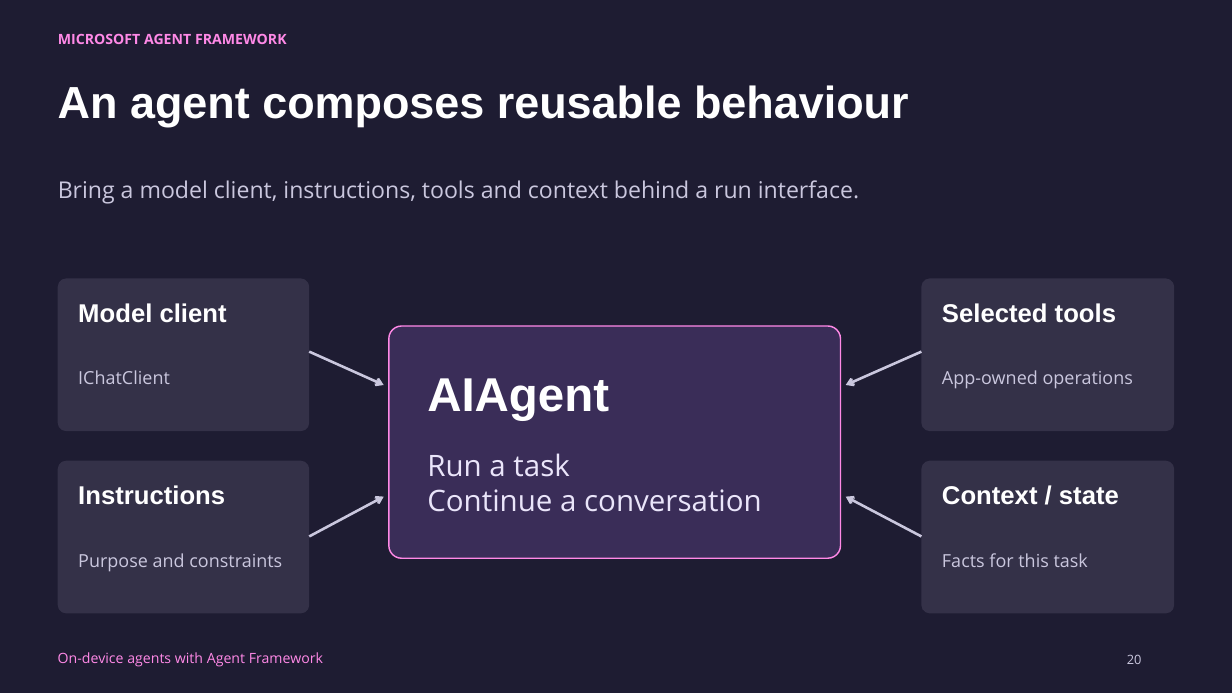
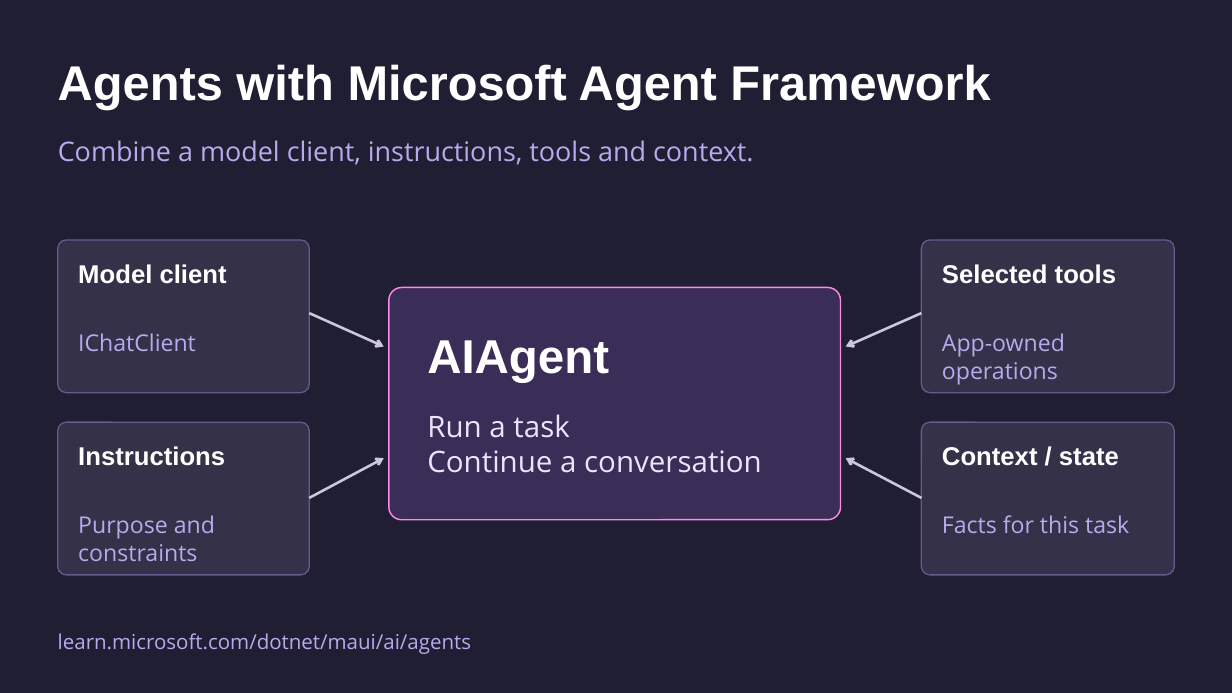
Before and after one commit to mattleibow/dotnetconf2026, a slide deck: slide 20 of slides.pptx. Drawn at 1232x693 pixels with LibreOffice and Linux fonts; fonts in the diff are those of the drawing. Boxes give left, top, right and bottom in pixels: in the first picture for what was removed or moved away, otherwise in the second. Text is boxed around its words. In the diff, an @@ line names an element or a change of style, - is before the commit and + after.

```diff
--- a/slides.pptx
+++ b/slides.pptx
@@ background #1E1C32 to #1F1E32 @@
@@ text at (58, 64, 990, 109): text changed; size 11 to 38 pt; font Open Sans to Arial; text colour #FF89E7 to #FFFFFF @@
-MICROSOFT AGENT FRAMEWORK
+Agents with Microsoft Agent Framework
@@ text removed at (58, 85, 909, 126) @@
-An agent composes reusable behaviour
@@ text at (58, 140, 753, 165): text changed; size 18 to 21 pt; text colour #CAC7DE to #B9AAEE @@
-Bring a model client, instructions, tools and context behind a run interface.
+Combine a model client, instructions, tools and context.
@@ text "Run a task": place and size @@
-text "Run a task" at (427, 453, 762, 512)
+text "Run a task" at (427, 414, 762, 473)
@@ 9 texts, 5 rounded rectangles, 4 arrows: place and size @@
-9 texts, 5 rounded rectangles, 4 arrows at (57, 278, 1175, 614)
+9 texts, 5 rounded rectangles, 4 arrows at (57, 240, 1175, 575)
@@ outline none to #665A91 1 pt in 4 elements at (57, 240, 309, 393), (921, 240, 1175, 393), (57, 422, 309, 575), (921, 422, 1175, 575) @@
@@ size 14 to 18 pt, text colour #CAC7DE to #B9AAEE in 4 elements at (78, 333, 196, 351), (78, 515, 215, 561), (942, 333, 1065, 385), (942, 515, 1129, 533) @@
@@ text removed at (58, 652, 323, 667) @@
-On-device agents with Agent Framework
@@ text added at (58, 633, 471, 654), 16 pt, text #B9AAEE @@
+learn.microsoft.com/dotnet/maui/ai/agents
@@ text removed at (1127, 654, 1142, 664) @@
-20
```
Also in this commit, not shown: 26 other slides changed, 8 slides added, 6 slides removed.
